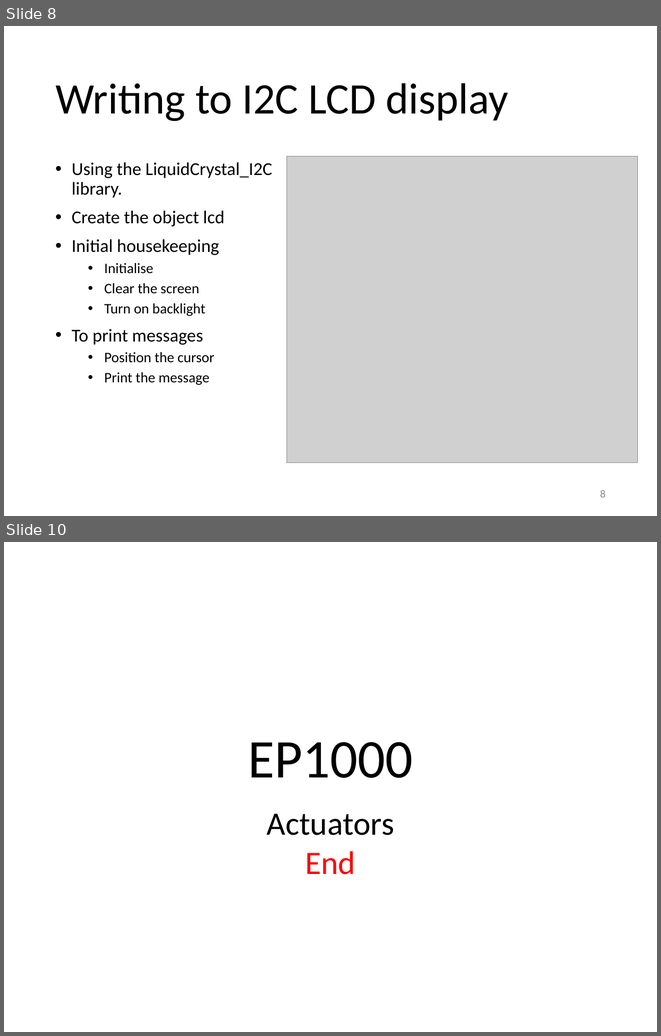
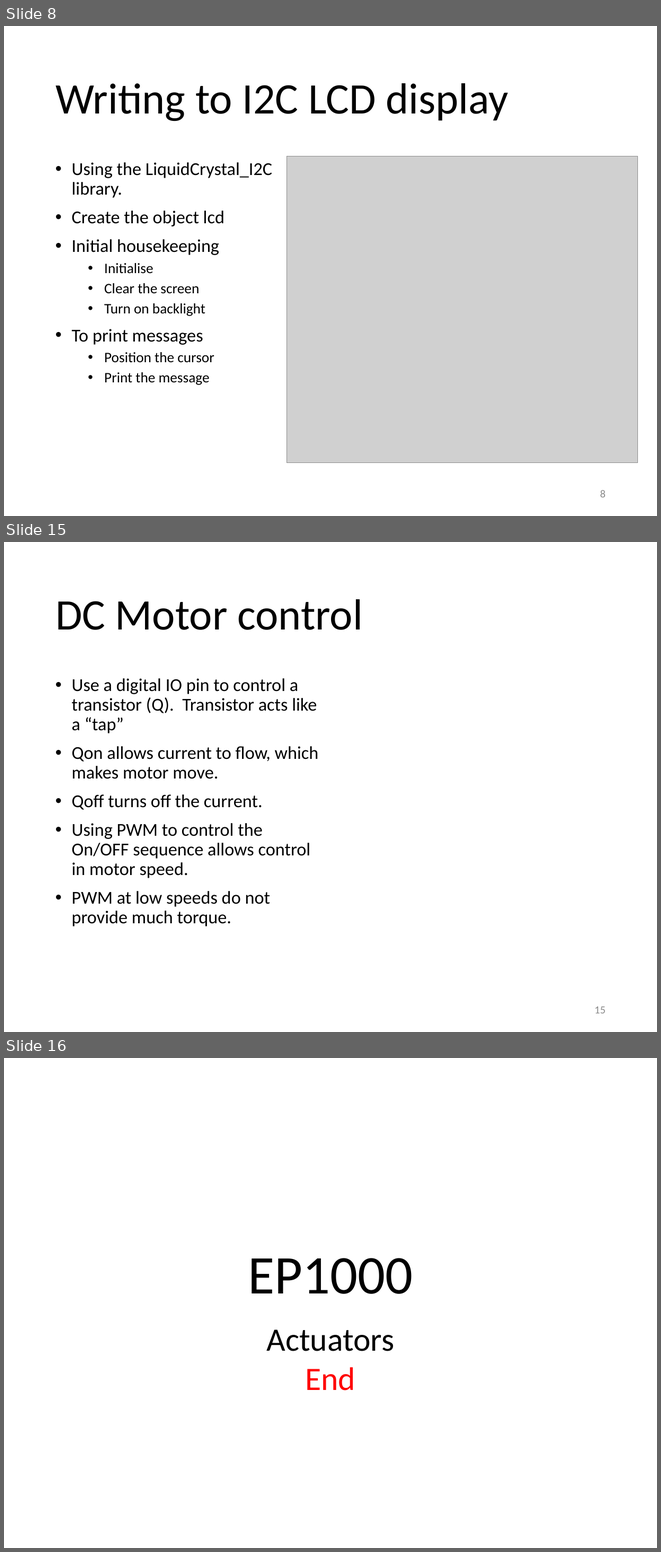
Before and after one commit to RDorville/digfab, a slide deck: presentations/ep1000_actuators/ep1000_actuators.pptx. Shown one above the other, each under a label of ours: slides 8 and 10 before the commit, slides 8, 15 and 16 after it; the slides between them are not shown. The pictures are 661x1036 and 661x1552 pixels, drawn with LibreOffice and Linux fonts; fonts in the diff are those of the drawing; grey boxes stand for pictures; background and template pictures are left out. Boxes give left, top, right and bottom in pixels: in the first picture for what was removed or moved away, otherwise in the second. Text is boxed around its words. In the diff, an @@ line names an element or a change of style, - is before the commit and + after.

```diff
--- a/presentations/ep1000_actuators/ep1000_actuators.pptx
+++ b/presentations/ep1000_actuators/ep1000_actuators.pptx
@@ slide 15 added at (4, 542, 657, 1032), background #FFFFFF @@
@@ title added at (55, 599, 362, 630), 48 pt, text #000000 @@
+DC Motor control
@@ text added at (72, 678, 319, 926), 20 pt, text #000000 @@
+• Use a digital IO pin to control a transistor (Q). Transistor acts like a “tap”
+• Qon allows current to flow, which makes motor move.
+• Qoff turns off the current.
+• Using PWM to control the On/OFF sequence allows control in motor speed.
+• PWM at low speeds do not provide much torque.
@@ page number added at (594, 1006, 606, 1013), 12 pt, text #8C8C8C @@
+15
@@ what was slide 10 is now slide 16 @@
```
Also in this commit, not shown: 4 slides changed, 5 other slides added, 14 other files.
